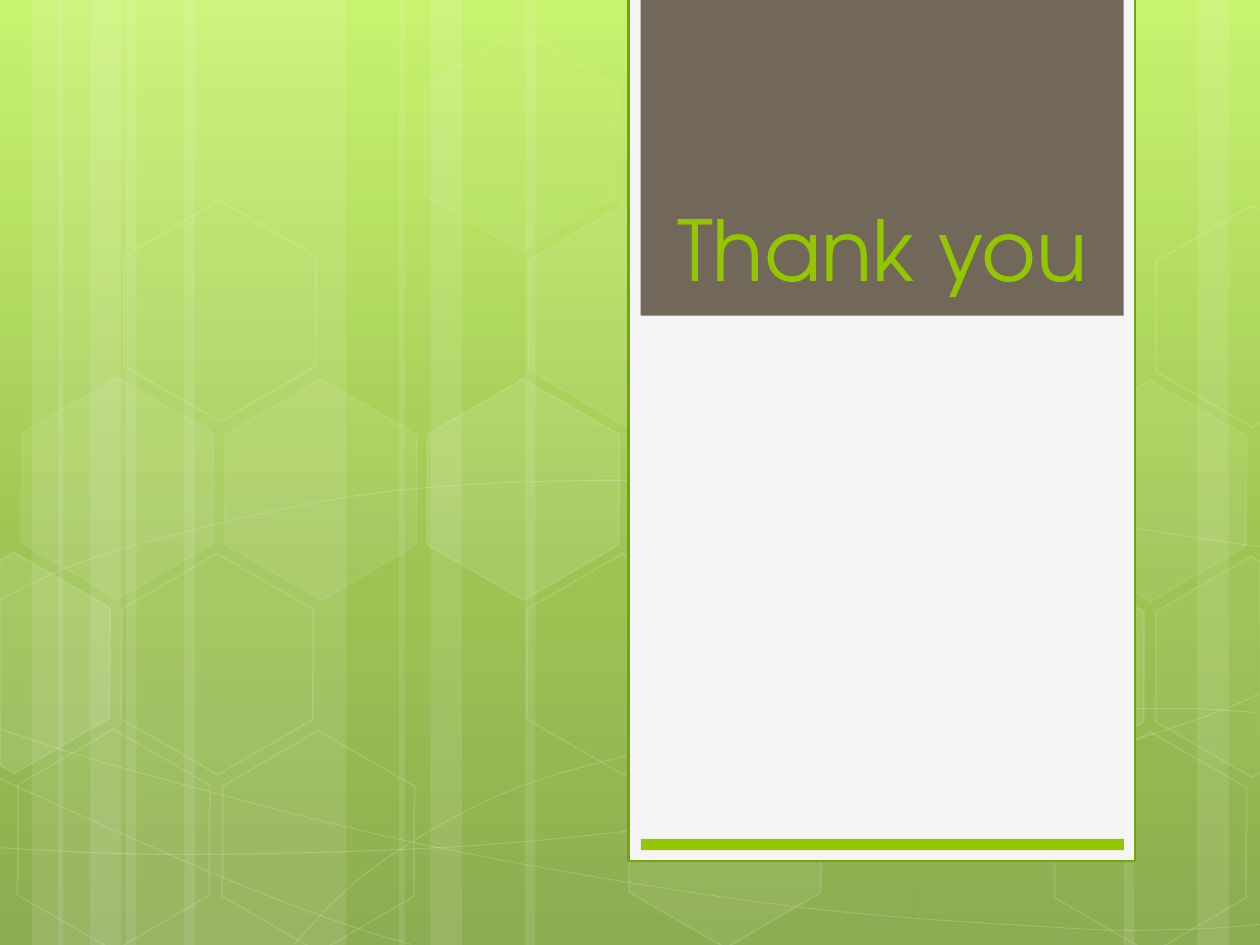
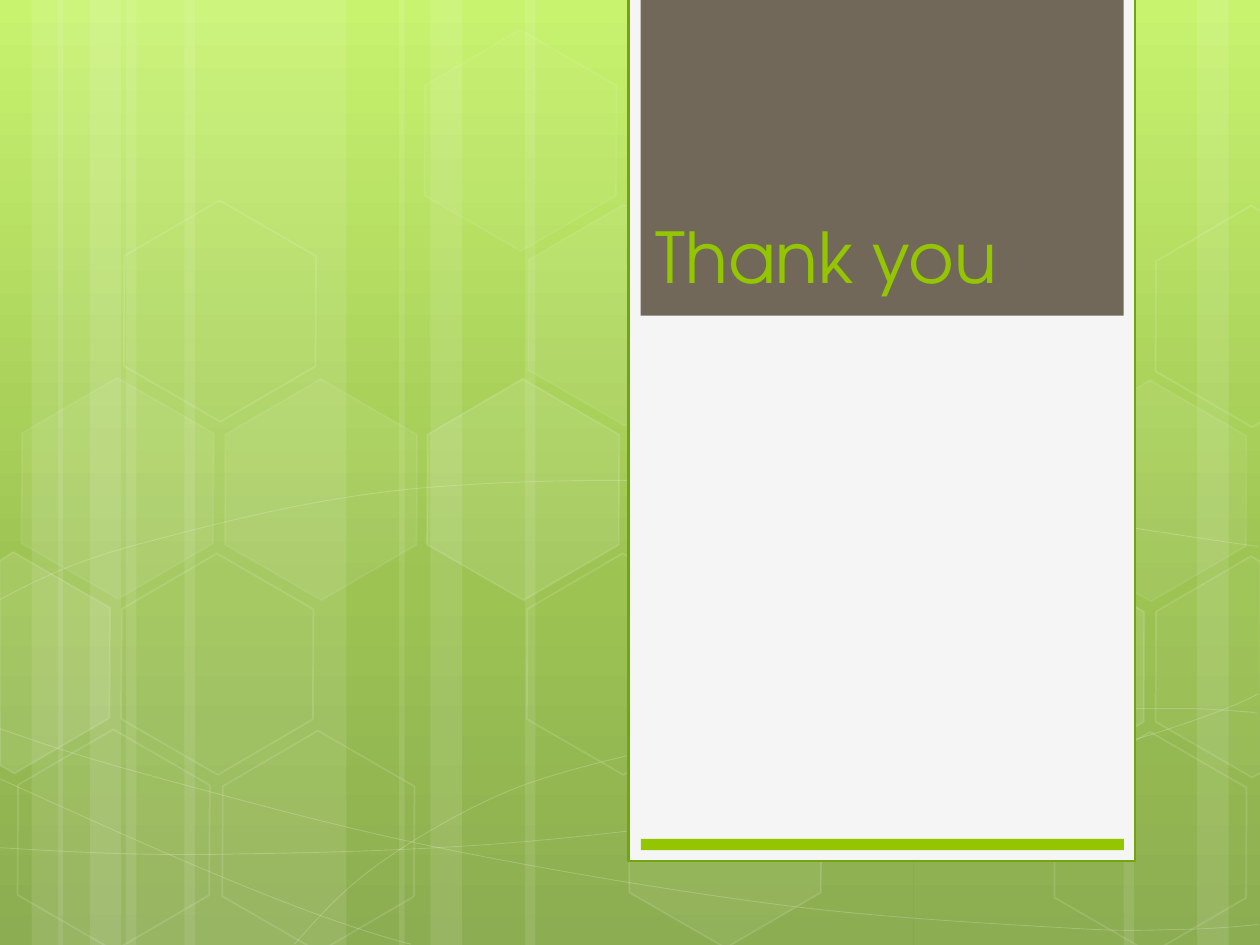
Before and after one commit to Ninjinkai/Couch-Level-Project, a slide deck: slide 14 of Final_Presentation.pptx (slide 8 before the commit). Drawn at 1260x945 pixels with LibreOffice and Linux fonts; fonts in the diff are those of the drawing. Boxes give left, top, right and bottom in pixels: in the first picture for what was removed or moved away, otherwise in the second. Text is boxed around its words. In the diff, an @@ line names an element or a change of style, - is before the commit and + after.

```diff
--- a/Final_Presentation.pptx
+++ b/Final_Presentation.pptx
@@ title "Thank you" at (x1=656, y1=231, x2=997, y2=296): size 48 to 40 pt; alignment centre to left @@
```
Also in this commit, not shown: 5 other slides changed, 6 slides added, 1 other file.
